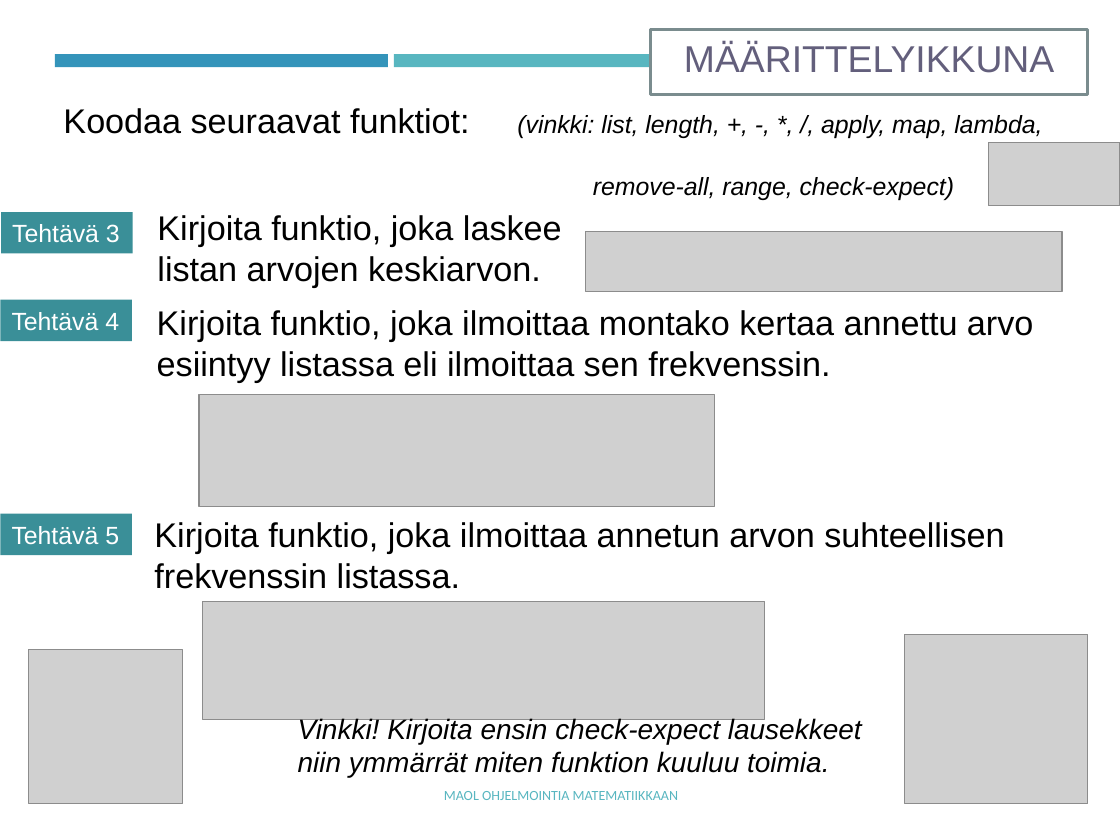
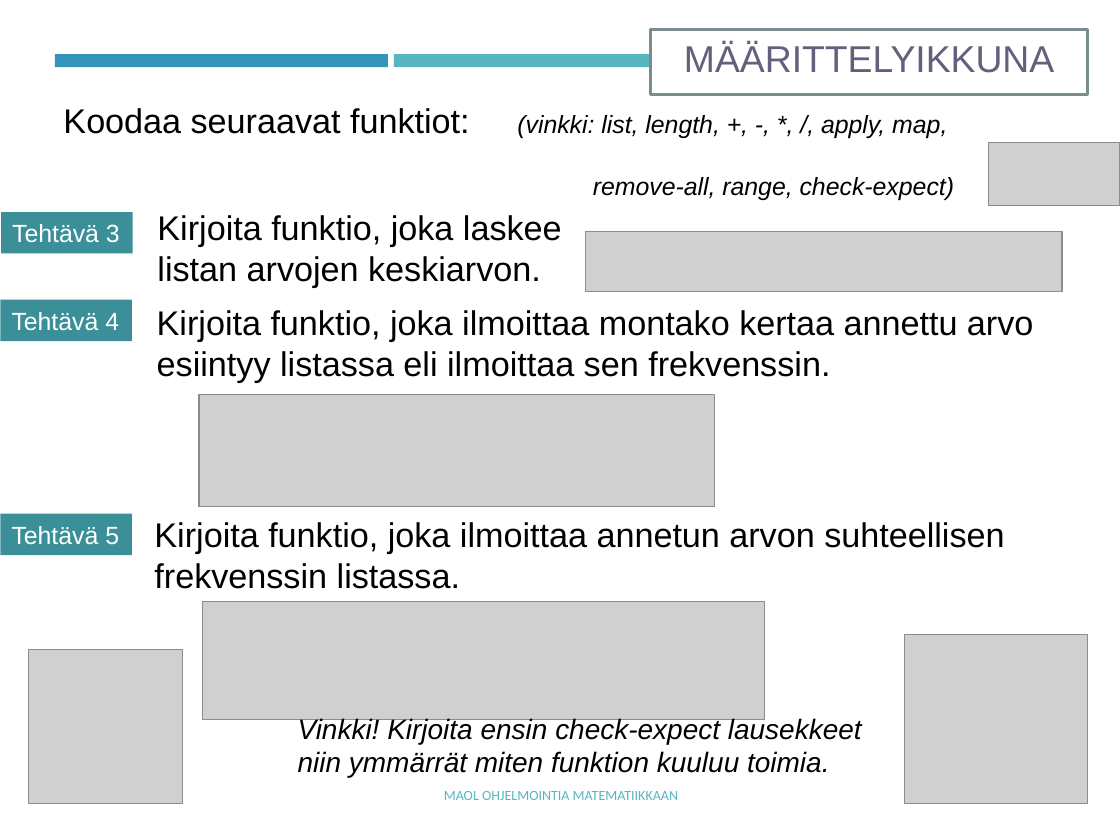
Before and after one commit to tyynetyyne/tyynetyyne.github.io, a slide deck: slide 19 of tehtavat/tiedostot/maol/power_point/Racket-MAOL-9-listat.pptx (slide 20 before the commit). Drawn at 1120x840 pixels with LibreOffice and Linux fonts; fonts in the diff are those of the drawing; grey boxes stand for pictures. Boxes give left, top, right and bottom in pixels: in the first picture for what was removed or moved away, otherwise in the second. Text is boxed around its words. In the diff, an @@ line names an element or a change of style, - is before the commit and + after.

```diff
--- a/tehtavat/tiedostot/maol/power_point/Racket-MAOL-9-listat.pptx
+++ b/tehtavat/tiedostot/maol/power_point/Racket-MAOL-9-listat.pptx
@@ text at [63, 108, 947, 138]: text changed @@
-Koodaa seuraavat funktiot: (vinkki: list, length, +, -, *, /, apply, map, lambda,
+Koodaa seuraavat funktiot: (vinkki: list, length, +, -, *, /, apply, map,
```
Also in this commit, not shown: 5 other slides changed, 2 slides added, 6 other files.
